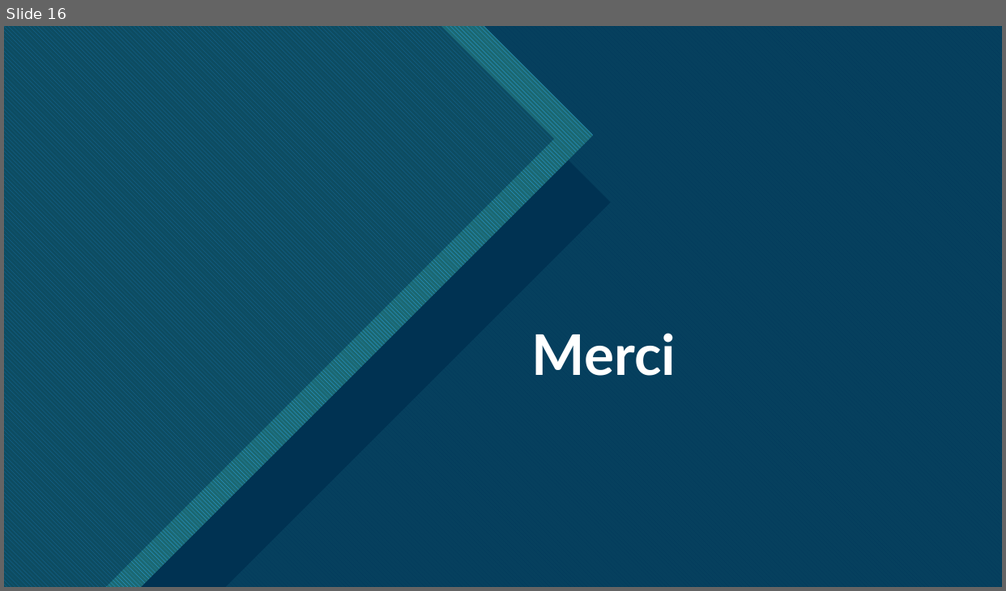
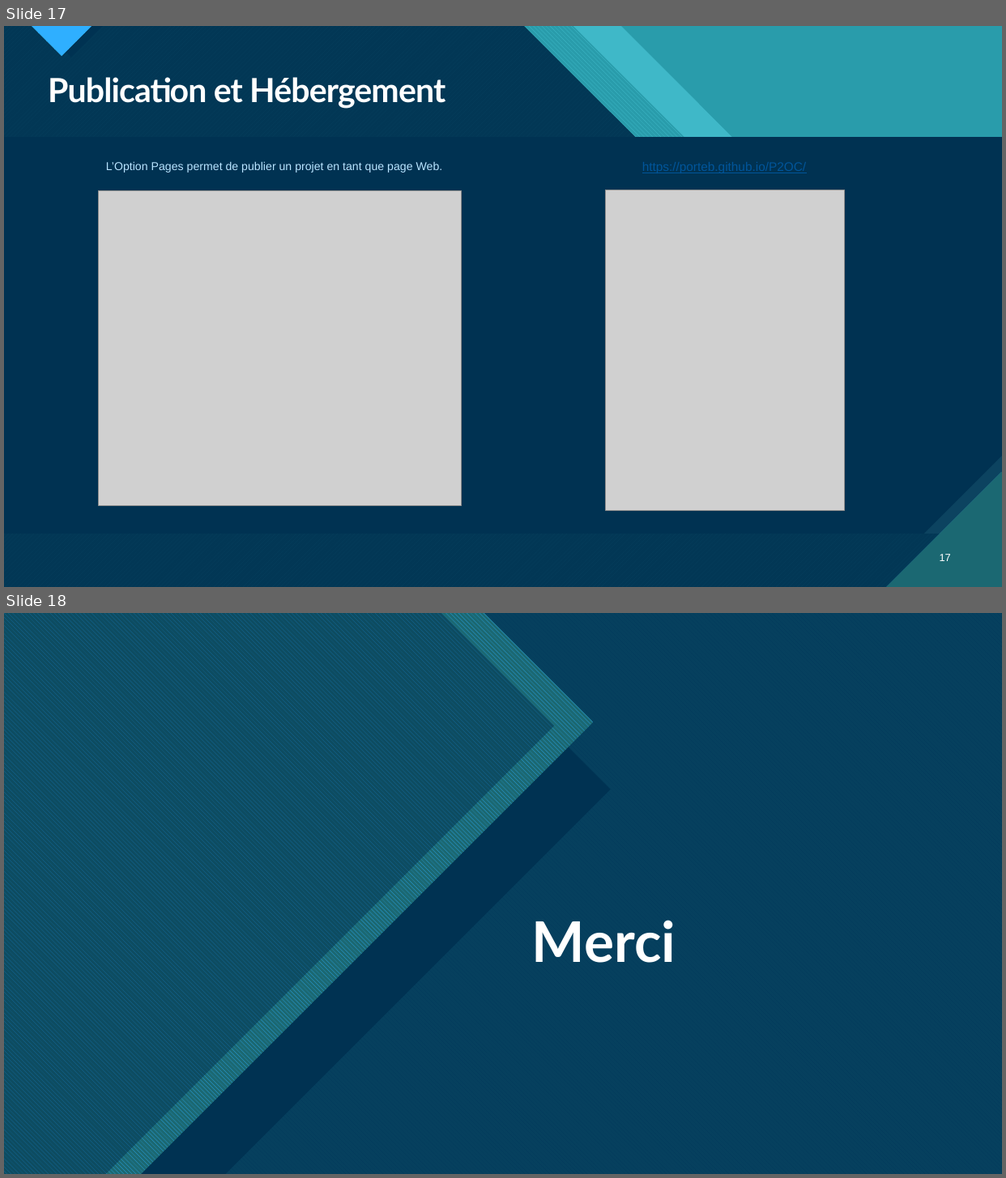
Before and after one commit to porteb/P2OC, a slide deck: Projet 2 OpenClassroms.pptm. Shown one above the other, each under a label of ours: slide 16 before the commit, slides 17 and 18 after it. The pictures are 1006x591 and 1006x1178 pixels, drawn with LibreOffice and Linux fonts; fonts in the diff are those of the drawing; grey boxes stand for pictures. Boxes give left, top, right and bottom in pixels: in the first picture for what was removed or moved away, otherwise in the second. Text is boxed around its words. In the diff, an @@ line names an element or a change of style, - is before the commit and + after.

```diff
--- a/Projet 2 OpenClassroms.pptm
+++ b/Projet 2 OpenClassroms.pptm
@@ slide 17 added at [4,26,1002,587], background #47C3D3; not listed: 13 template elements that a slide beside it also shows @@
@@ rectangle added at [4,26,1002,587], fill #299CAB @@
@@ rectangle added at [4,26,1002,587], fill #299CAB @@
@@ freeform shape added at [4,26,1002,587], fill #47C3D3 at 74% opacity @@
@@ freeform shape added at [4,26,1002,587], fill pattern #47C3D3 on #1B6872 @@
@@ freeform shape added at [4,26,1002,587], fill #003352 at 90% opacity @@
@@ title added at [48,77,445,109], 32 pt, text #FFFFFF, bold @@
+Publication et Hébergement
@@ text added at [106,162,443,173], 11 pt, text #BAE4FF @@
+L’Option Pages permet de publier un projet en tant que page Web.
@@ picture added at [98,191,462,506] @@
@@ picture added at [606,190,845,511] @@
@@ page number added at [940,554,951,561], 10 pt, text #FFFFFF @@
+17
@@ what was slide 16 is now slide 18 @@
```
Also in this commit, not shown: 3 slides changed, 4 other slides added, 3 slides removed, 1 other file.
